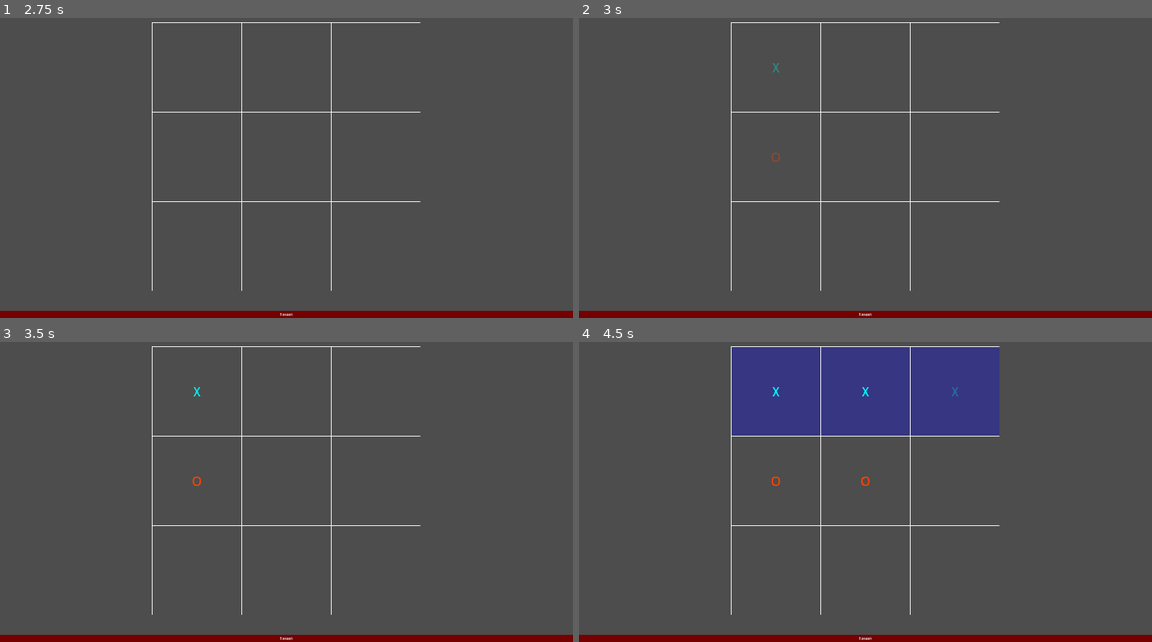
Above: before the commit, frames 1-4 (two rows, left to right).
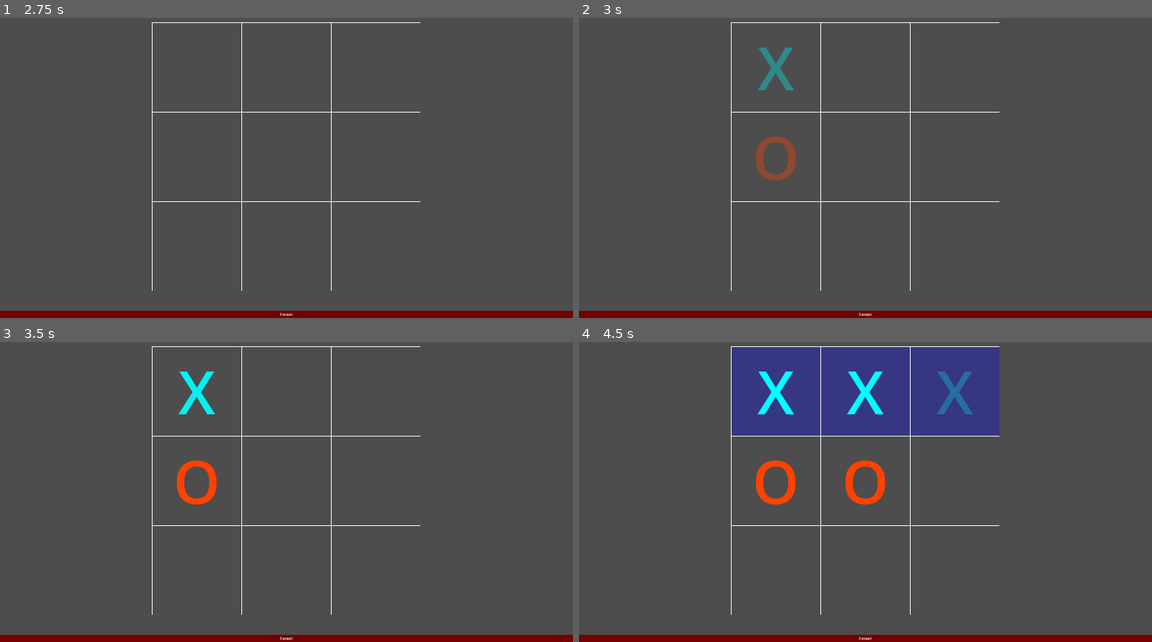
Above: after the commit, the same moments.

Repository: dennis-lincango/RespaldoGame
Game: Godot game, scene res://src/minigames/tic_tac_toe/tic_tac_toe.tscn
Same seed, same stepped clock (60 frames per second), same inputs: the game is played once before the commit and once after it.
Inputs (mouse positions are in pixels of both pictures, inside the frame that each line leads up to):
- Up to frame 1 (2.75 s): click "Restart" at 0.5 s; click "Restart" at 1.25 s; click "Restart" at 2 s
- Up to frame 2 (3 s): click (773, 66) at 2.75 s
- Up to frame 3 (3.5 s): no input
- Up to frame 4 (4.5 s): click (865, 390) at 3.52 s; click (957, 390) at 4.27 s

Frame 1 is identical in both runs. In frame 2, 0.8% of the frame differs, in the area x 30-38%, y 9-55%; in frame 3, 0.9%; in frame 4, 2.1%, in the area x 30-69%, y 9-55%.

Commit message:
fix: size of fonts

Diff:
--- a/src/minigames/tic_tac_toe/cell.tscn
+++ b/src/minigames/tic_tac_toe/cell.tscn
@@ -23,7 +23,7 @@
 size_flags_vertical = 4
 mouse_default_cursor_shape = 2
 theme_override_colors/font_color = Color(1, 1, 1, 1)
-theme_override_font_sizes/font_size = 40
+theme_override_font_sizes/font_size = 200
 theme_override_styles/focus = SubResource("StyleBoxEmpty_6hhi4")
 flat = true
 script = ExtResource("1_jfgeh")
